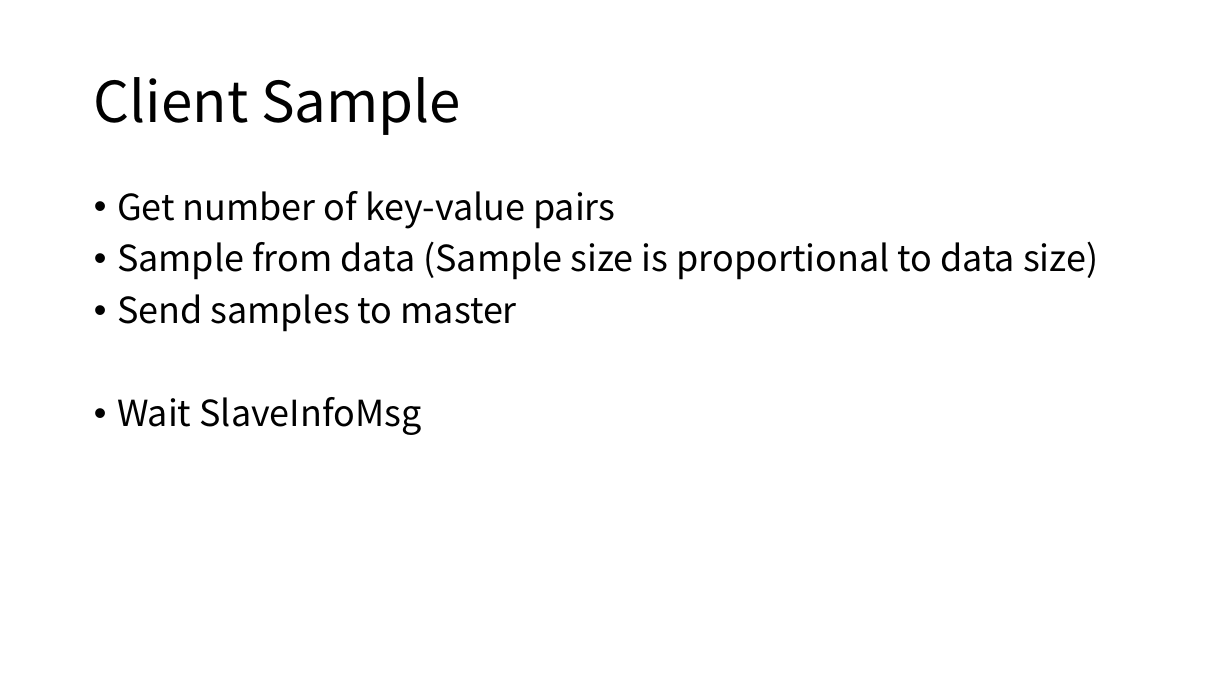
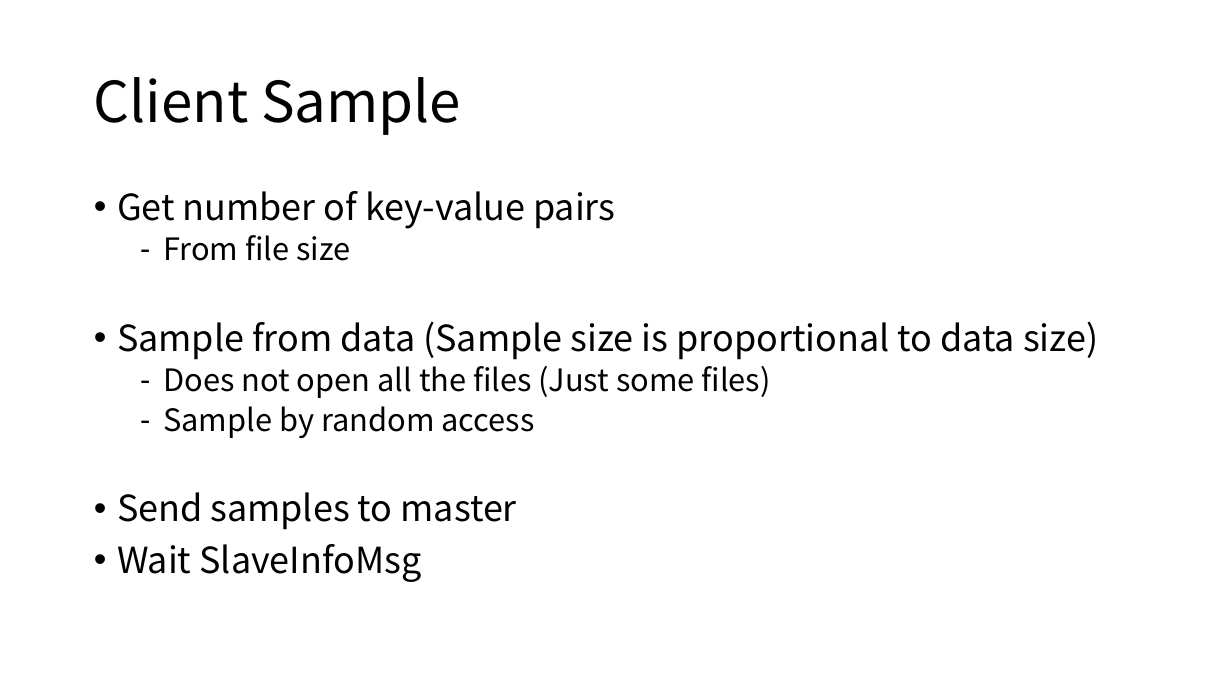
Before and after one commit to Eyebrowmoon/CS490, a slide deck: slide 18 of project.pptx. Drawn at 1232x693 pixels with LibreOffice and Linux fonts; fonts in the diff are those of the drawing. Boxes give left, top, right and bottom in pixels: in the first picture for what was removed or moved away, otherwise in the second. Text is boxed around its words. In the diff, an @@ line names an element or a change of style, - is before the commit and + after.

```diff
--- a/project.pptx
+++ b/project.pptx
@@ text at [163,235,350,261]: paragraph added @@
+  – From file size
@@ text at [163,366,771,438]: paragraphs added @@
+  – Does not open all the files (Just some files)
+  – Sample by random access
```
Also in this commit, not shown: 4 other slides changed.
